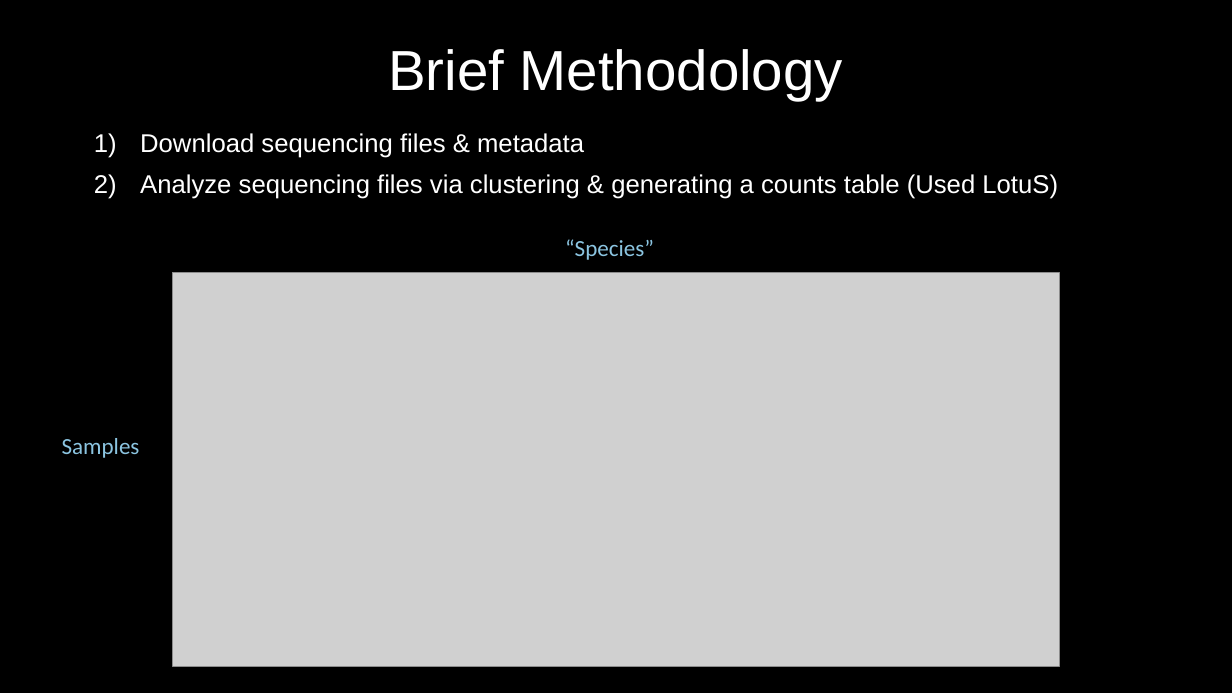
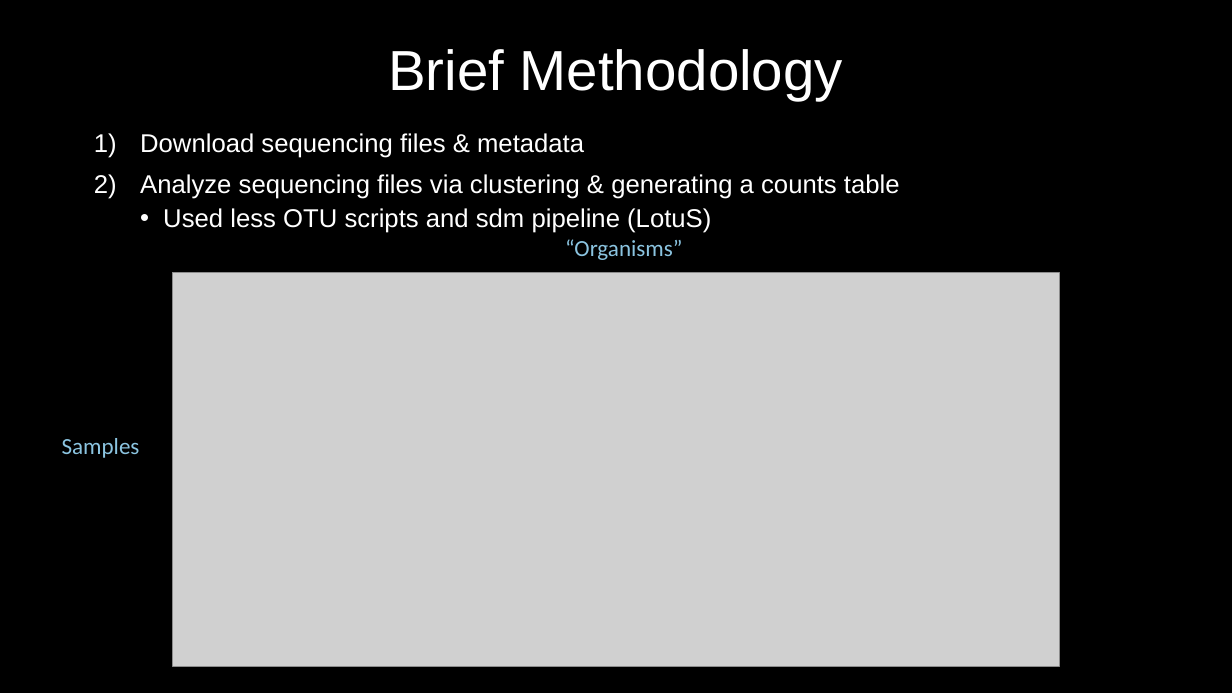
Before and after one commit to MyGitUse/MBIO7160, a slide deck: slide 6 of FinalProject/191128_Presentation_NM.pptx. Drawn at 1232x693 pixels with LibreOffice and Linux fonts; fonts in the diff are those of the drawing; grey boxes stand for pictures. Boxes give left, top, right and bottom in pixels: in the first picture for what was removed or moved away, otherwise in the second. Text is boxed around its words. In the diff, an @@ line names an element or a change of style, - is before the commit and + after.

```diff
--- a/FinalProject/191128_Presentation_NM.pptx
+++ b/FinalProject/191128_Presentation_NM.pptx
@@ text at (x1=140, y1=174, x2=900, y2=233): text changed @@
-2) Analyze sequencing files via clustering & generating a counts table (Used LotuS)
+2) Analyze sequencing files via clustering & generating a counts table
+  • Used less OTU scripts and sdm pipeline (LotuS)
@@ text at (x1=565, y1=239, x2=682, y2=260): text changed @@
-“Species”
+“Organisms”
```
Also in this commit, not shown: 6 other slides changed, 3 slides added, 3 slides removed.
